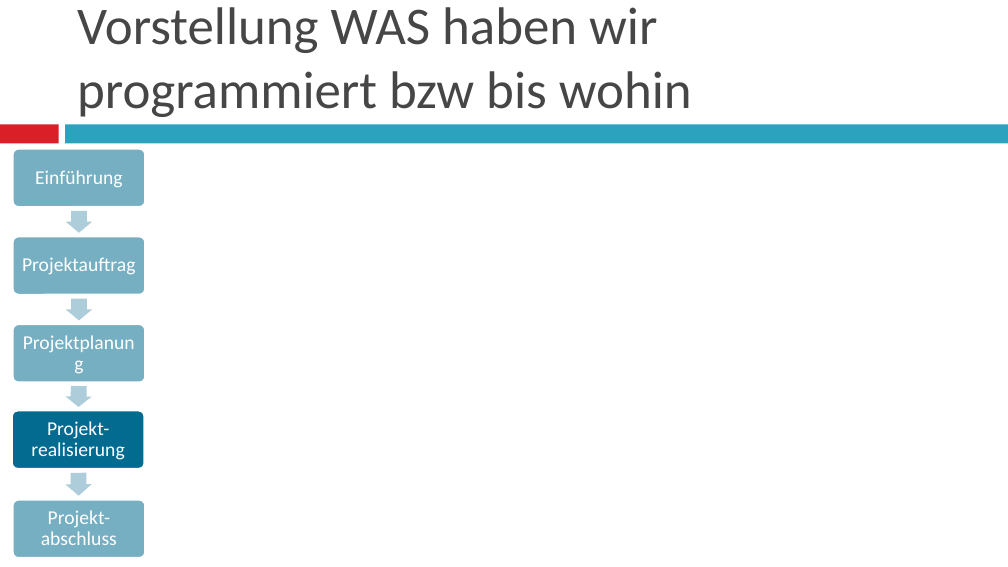
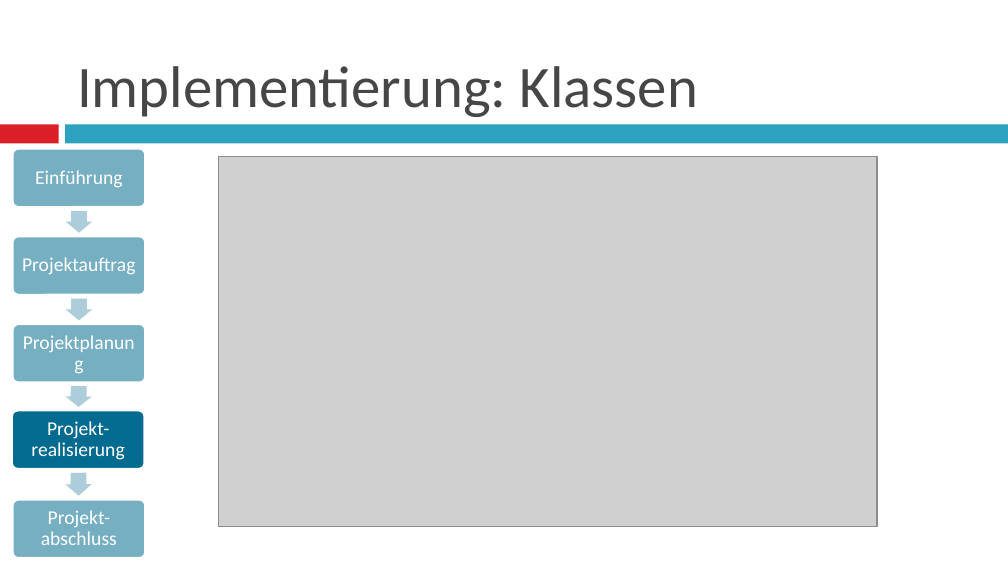
Before and after one commit to DareDevinX/Fia42projekt, a slide deck: slide 11 of Eva Mittelstufenprojekt.pptx (slide 8 before the commit). Drawn at 1008x567 pixels with LibreOffice and Linux fonts; fonts in the diff are those of the drawing; grey boxes stand for pictures. Boxes give left, top, right and bottom in pixels: in the first picture for what was removed or moved away, otherwise in the second. Text is boxed around its words. In the diff, an @@ line names an element or a change of style, - is before the commit and + after.

```diff
--- a/Eva Mittelstufenprojekt.pptx
+++ b/Eva Mittelstufenprojekt.pptx
@@ title at (77, 66, 698, 117): text changed; size 37.8 to 42 pt @@
-Vorstellung WAS haben wir programmiert bzw bis wohin
+Implementierung: Klassen
@@ picture added at (219, 156, 878, 526) @@
```
Also in this commit, not shown: 9 other slides changed, 3 slides added.
